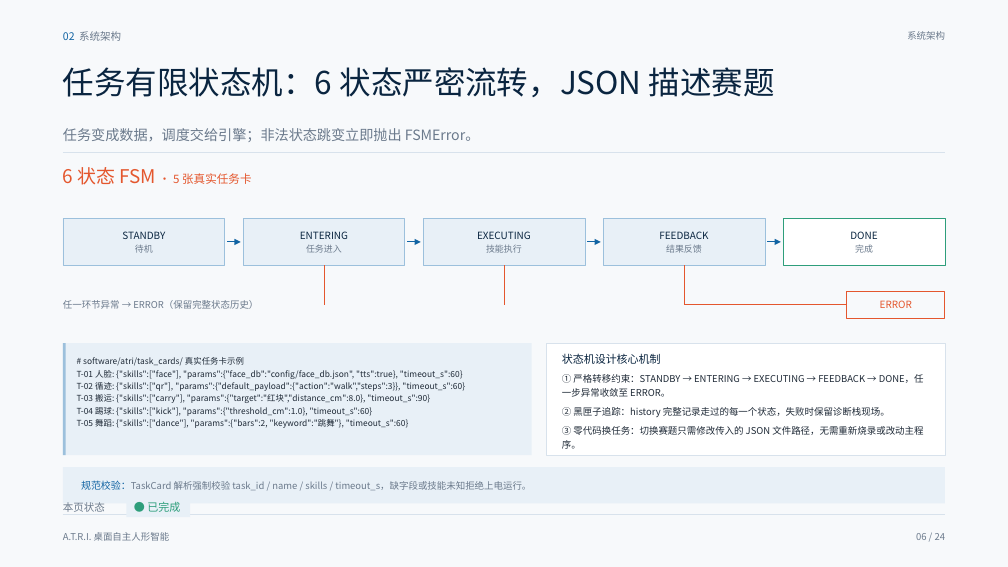
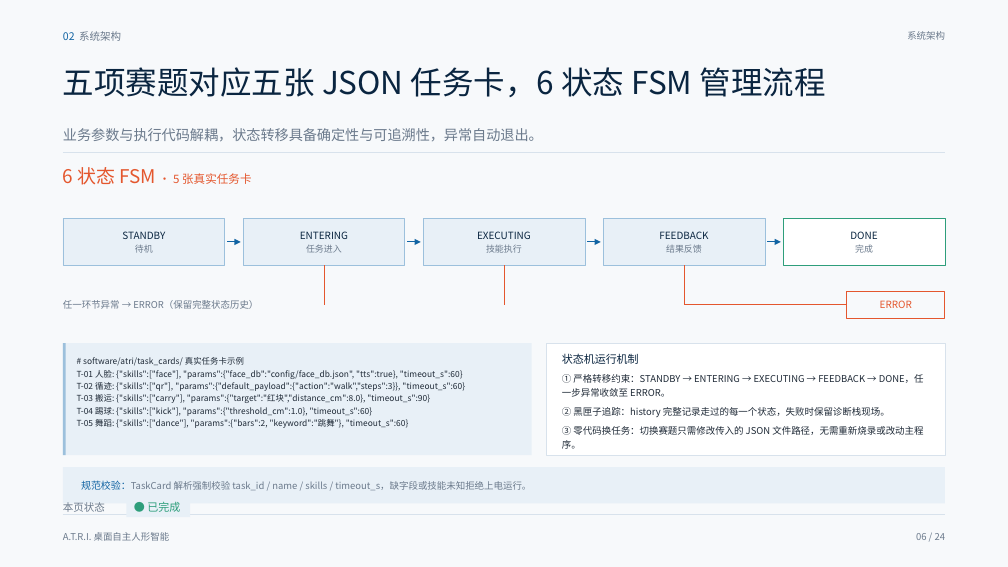
Before and after one commit to HPIline/ATRI, a slide deck: slide 6 of ppt/ATRI-答辩PPT-v4.pptx. Drawn at 1008x567 pixels with LibreOffice and Linux fonts; fonts in the diff are those of the drawing. Boxes give left, top, right and bottom in pixels: in the first picture for what was removed or moved away, otherwise in the second. Text is boxed around its words. In the diff, an @@ line names an element or a change of style, - is before the commit and + after.

```diff
--- a/ppt/ATRI-答辩PPT-v4.pptx
+++ b/ppt/ATRI-答辩PPT-v4.pptx
@@ text at bbox=[63, 67, 826, 97]: text changed @@
-任务有限状态机：6 状态严密流转，JSON 描述赛题
+五项赛题对应五张 JSON 任务卡，6 状态 FSM 管理流程
@@ text at bbox=[63, 128, 543, 142]: text changed @@
-任务变成数据，调度交给引擎；非法状态跳变立即抛出 FSMError。
+业务参数与执行代码解耦，状态转移具备确定性与可追溯性，异常自动退出。
@@ text at bbox=[562, 353, 639, 364]: text changed @@
-状态机设计核心机制
+状态机运行机制
```
Also in this commit, not shown: 23 other slides changed, 1 other file.
